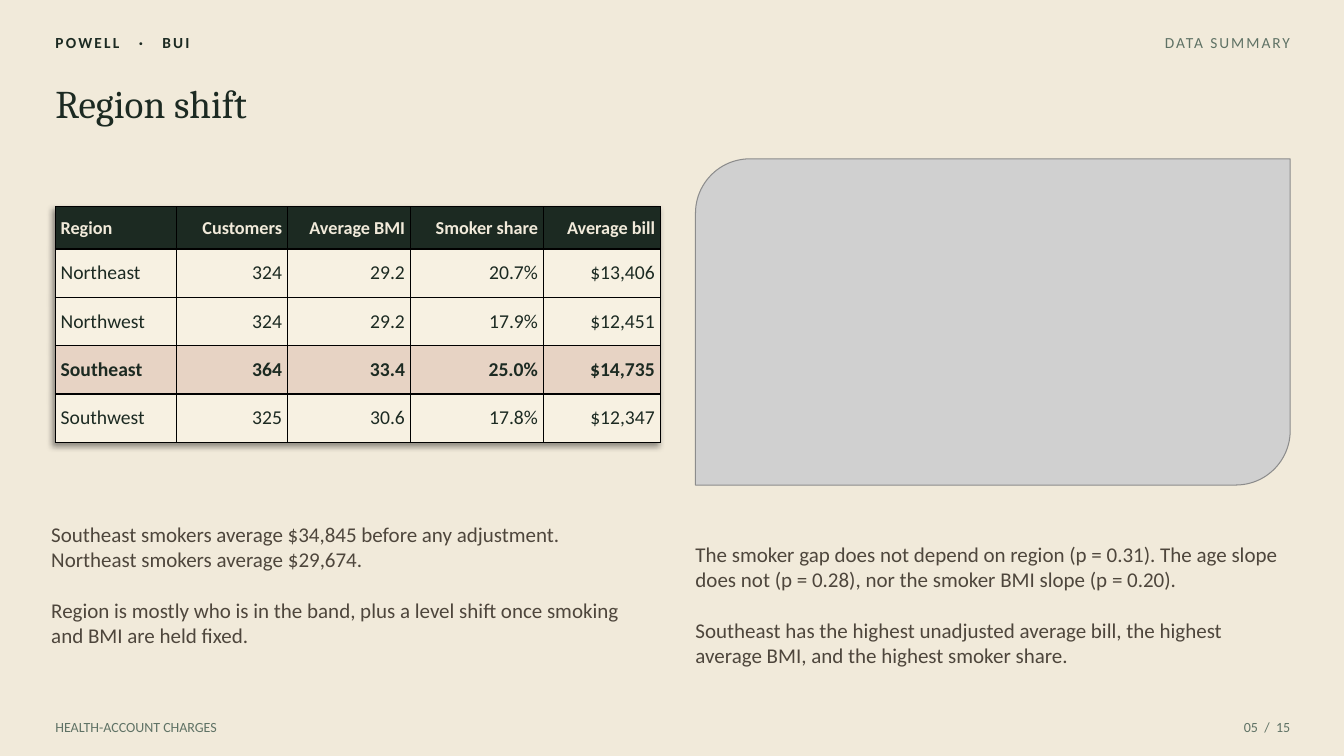
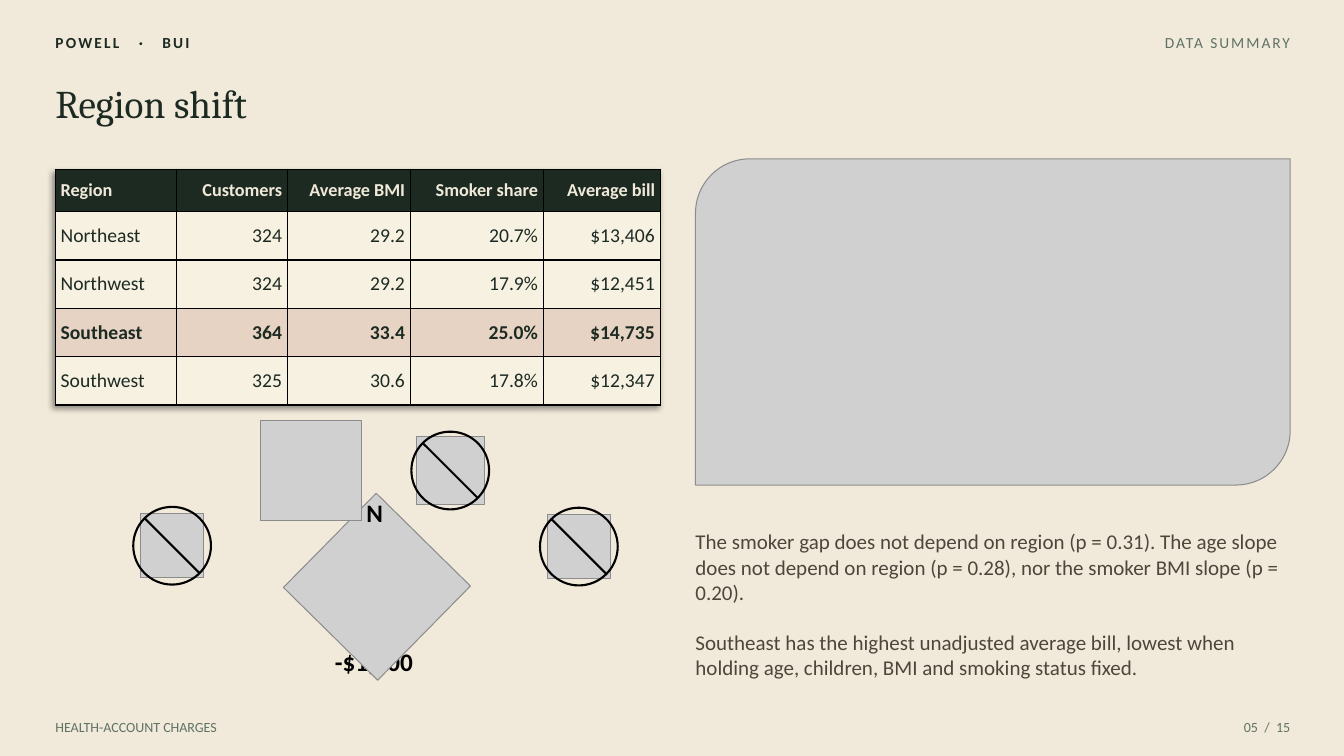
Before and after one commit to PowellOnPoint/msds-6372-project1-insurance, a slide deck: slide 5 of Executive_Summary/Project1_Insurance_Presentation.pptx. Drawn at 1344x756 pixels with LibreOffice and Linux fonts; fonts in the diff are those of the drawing; grey boxes stand for pictures. Boxes give left, top, right and bottom in pixels: in the first picture for what was removed or moved away, otherwise in the second. Text is boxed around its words. In the diff, an @@ line names an element or a change of style, - is before the commit and + after.

```diff
--- a/Executive_Summary/Project1_Insurance_Presentation.pptx
+++ b/Executive_Summary/Project1_Insurance_Presentation.pptx
@@ table: place and size @@
-table at (55,207,660,443)
+table at (55,169,660,405)
@@ picture added at (261,420,362,521) @@
@@ freeform shape added at (410,431,490,510), fill #000000 @@
@@ picture added at (416,437,484,504) @@
@@ freeform shape added at (132,506,212,586), fill #000000 @@
@@ picture added at (283,493,470,680) @@
@@ text added at (366,501,383,522), 18 pt, text #000000, bold @@
+N
@@ freeform shape added at (539,507,619,587), fill #000000 @@
@@ text removed at (51,527,618,643) @@
-Southeast smokers average $34,845 before any adjustment. Northeast smokers average $29,674.
-Region is mostly who is in the band, plus a level shift once smoking and BMI are held fixed.
@@ picture added at (140,514,204,578) @@
@@ picture added at (547,515,611,579) @@
@@ text at (695,534,1278,679): text changed @@
-The smoker gap does not depend on region (p = 0.31). The age slope does not (p = 0.28), nor the smoker BMI slope (p = 0.20).
-Southeast has the highest unadjusted average bill, the highest average BMI, and the highest smoker share.
+The smoker gap does not depend on region (p = 0.31). The age slope does not depend on region (p = 0.28), nor the smoker BMI slope (p = 0.20).
+Southeast has the highest unadjusted average bill, lowest when holding age, children, BMI and smoking status fixed.
@@ text added at (335,651,413,678), 18 pt, text #000000, bold @@
+-$1,200
```
Also in this commit, not shown: 1 other slide changed, 15 other files.
